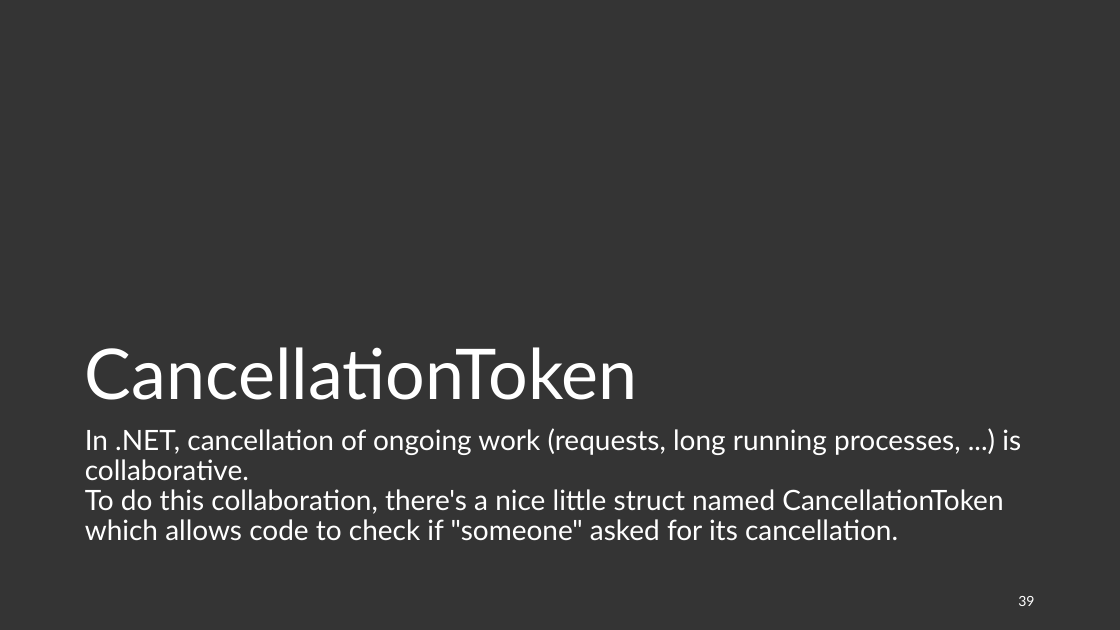
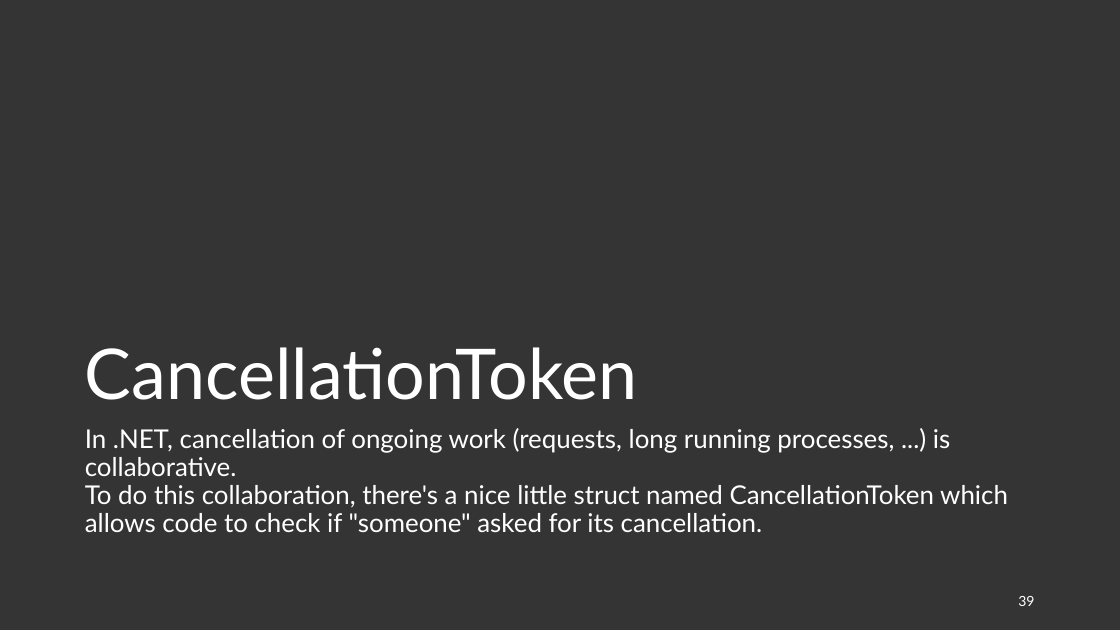
Before and after one commit to joaofbantunes/AsyncAllTheThings, a slide deck: slide 39 of presentation/async-all-the-things.pptx. Drawn at 1120x630 pixels with LibreOffice and Linux fonts; fonts in the diff are those of the drawing. Boxes give left, top, right and bottom in pixels: in the first picture for what was removed or moved away, otherwise in the second. Text is boxed around its words. In the diff, an @@ line names an element or a change of style, - is before the commit and + after.

```diff
--- a/presentation/async-all-the-things.pptx
+++ b/presentation/async-all-the-things.pptx
@@ text "In .NET, cancellation of ongoing ..." at bbox=[85, 428, 1008, 532]: size 24 to 22.2 pt @@
```
Also in this commit, not shown: 1 other slide changed, 3 slides added, 3 other files.
